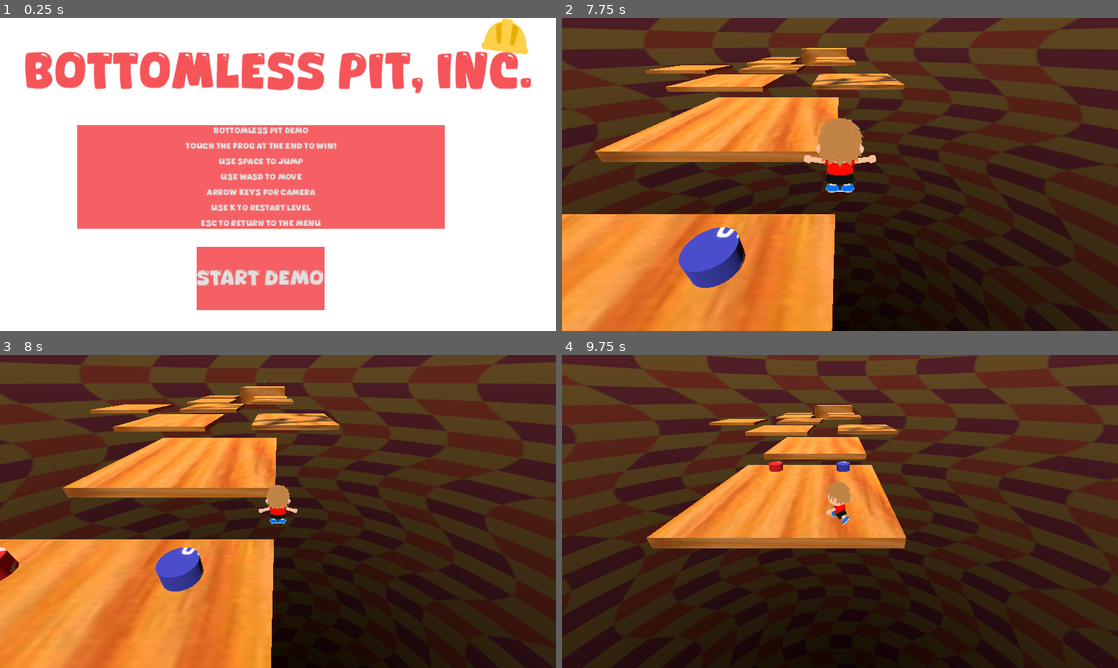
Above: before the commit, frames 1-4 (two rows, left to right).
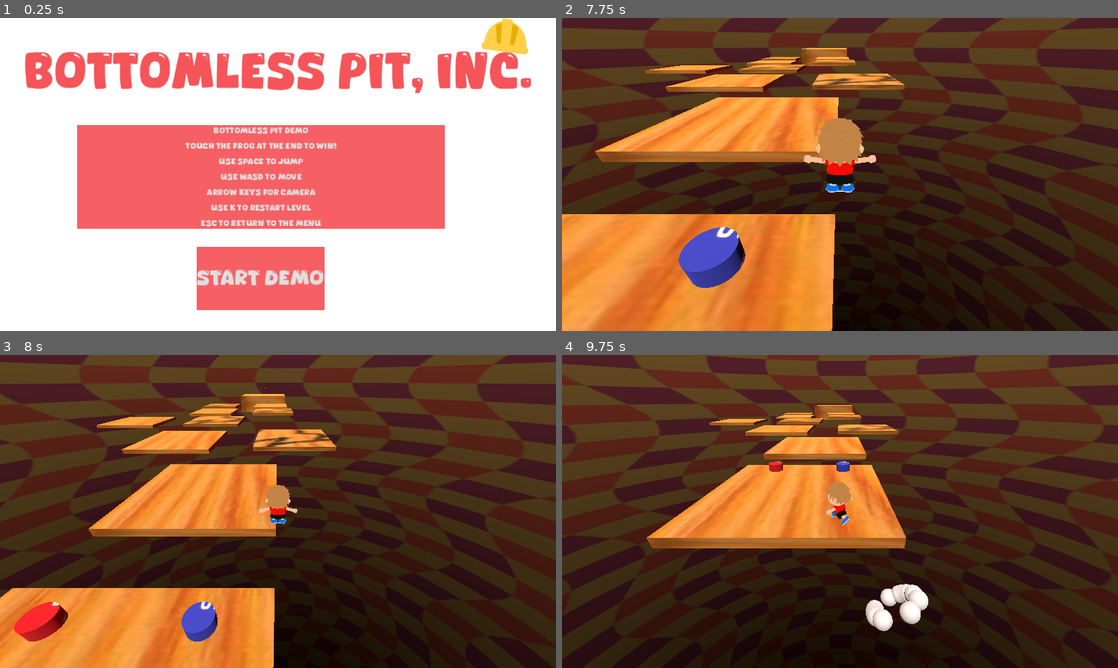
Above: after the commit, the same moments.

Repository: spoiboi/bottomlessPitInc2
Game: Godot game, scene res://Scenes/demo_screen.tscn
Same seed, same stepped clock (60 frames per second), same inputs: the game is played once before the commit and once after it.
Inputs:
- Up to frame 1 (0.25 s): no input
- Up to frame 2 (7.75 s): click "Start Demo" at 0.5 s; hold D (right) 1.28-2.03 s; tap K (kys) at 1.35, 2.3, 3.8, 5.3, 5.85, 6.6 s; tap Space (jump) at 1.52, 1.55, 1.82, 2.1, 2.27, 2.57, 3.05, 3.77, 4.07, 4.52, 4.55, 4.82, 5.27, 5.57, 6.05, 6.77, 7.07, 7.35, 7.52 s; hold S (back) 2.03-2.78 s; hold D (right) 2.78-3.53 s; tap Up (camera_down) at 2.85 s; hold W (forward) 3.53-4.28 s; tap Left (camera_left) at 3.6 s; hold A (left) 4.28-5.78 s; tap Right (camera_right) at 4.35 s; tap Down (camera_up) at 5.1 s; hold S (back) 5.78-6.53 s; hold D (right) 6.53-7.28 s; hold W (forward) from 7.28 s (still down)
- Up to frame 3 (8 s): keep holding W (forward); tap Space (jump) at 7.82 s
- Up to frame 4 (9.75 s): release W (forward) at 8.03 s; hold D (right) 8.03-8.78 s; tap Up (camera_down) at 8.1 s; tap Space (jump) at 8.27, 8.57, 9.05 s; tap K (kys) at 8.3 s; hold S (back) 8.78-9.53 s; tap Left (camera_left) at 8.85 s; hold A (left) from 9.53 s (still down); tap Right (camera_right) at 9.6 s

Frames 1-2 are identical in both runs. In frame 3, 26% of the frame differs, in the area x 0-62%, y 8-100%; in frame 4, 1.0%.

Commit message:
added back in coyote time?

Diff:
--- a/Scripts/player.gd
+++ b/Scripts/player.gd
@@ -16,6 +16,7 @@
 var gravity = ProjectSettings.get_setting("physics/3d/default_gravity") * 3
 func _init():
 	spawn_pos = position
+
 func _ready():
 	pass
 	#var ice_platform = get_parent().get_node("IcyPlatform/Area3D")
@@ -48,7 +49,7 @@
 			$jumpcloud.restart()
 
 	# Handle jump.
-	if Input.is_action_just_pressed("jump") and is_on_floor():
+	if Input.is_action_just_pressed("jump") and !jumping and (is_on_floor() or velocity.y >=-3):
 		velocity.y = JUMP_VELOCITY
 		jumping = true
 
@@ -66,8 +67,10 @@
 		else:
 			velocity.x = move_toward(velocity.x, 0, SPEED)
 			velocity.z = move_toward(velocity.z, 0, SPEED)
+	# print(velocity.y)
 	animate_model(input_dir)
 	move_and_slide()
+
 func rotate_model(input_dir):
 	if input_dir == Vector2(0,0):
 		pass
@@ -80,7 +83,6 @@
 	velocity.y = 0
 	position = spawn_pos
 	position.y += 20
-	#get_tree().reload_current_scene()
 
 func animate_model(input_dir):
 	if on_floor:
